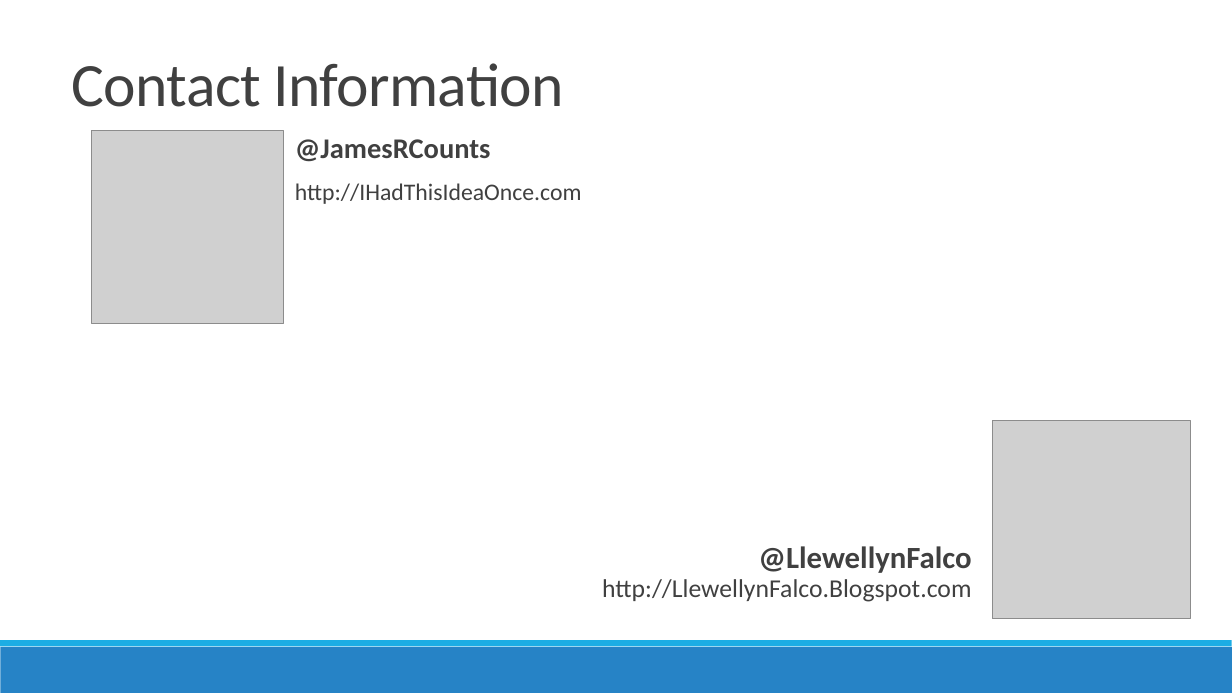
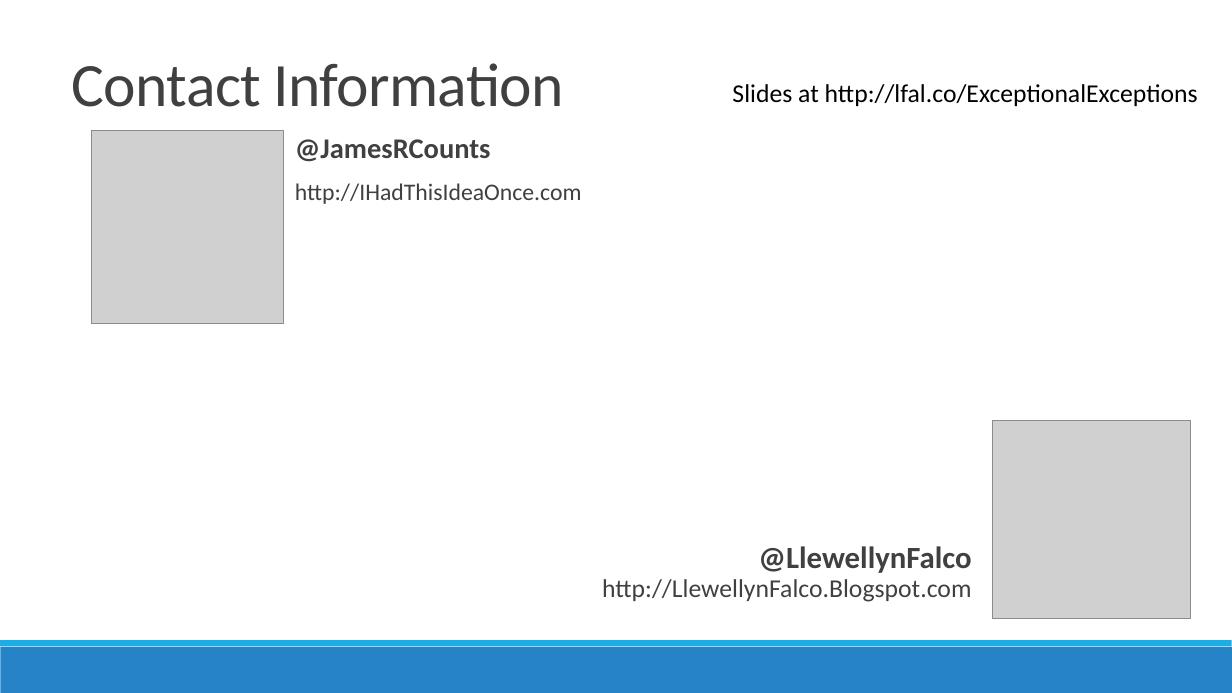
Before and after one commit to jamesrcounts/ExceptionalTalk, a slide deck: slide 39 of Exceptional Exceptions.pptx. Drawn at 1232x693 pixels with LibreOffice and Linux fonts; fonts in the diff are those of the drawing; grey boxes stand for pictures. Boxes give left, top, right and bottom in pixels: in the first picture for what was removed or moved away, otherwise in the second. Text is boxed around its words. In the diff, an @@ line names an element or a change of style, - is before the commit and + after.

Commit message:
bit.ly link

```diff
--- a/Exceptional Exceptions.pptx
+++ b/Exceptional Exceptions.pptx
@@ text added at <box>732,84,1198,106</box>, 20 pt, text #000000 @@
+Slides at http://lfal.co/ExceptionalExceptions
```
